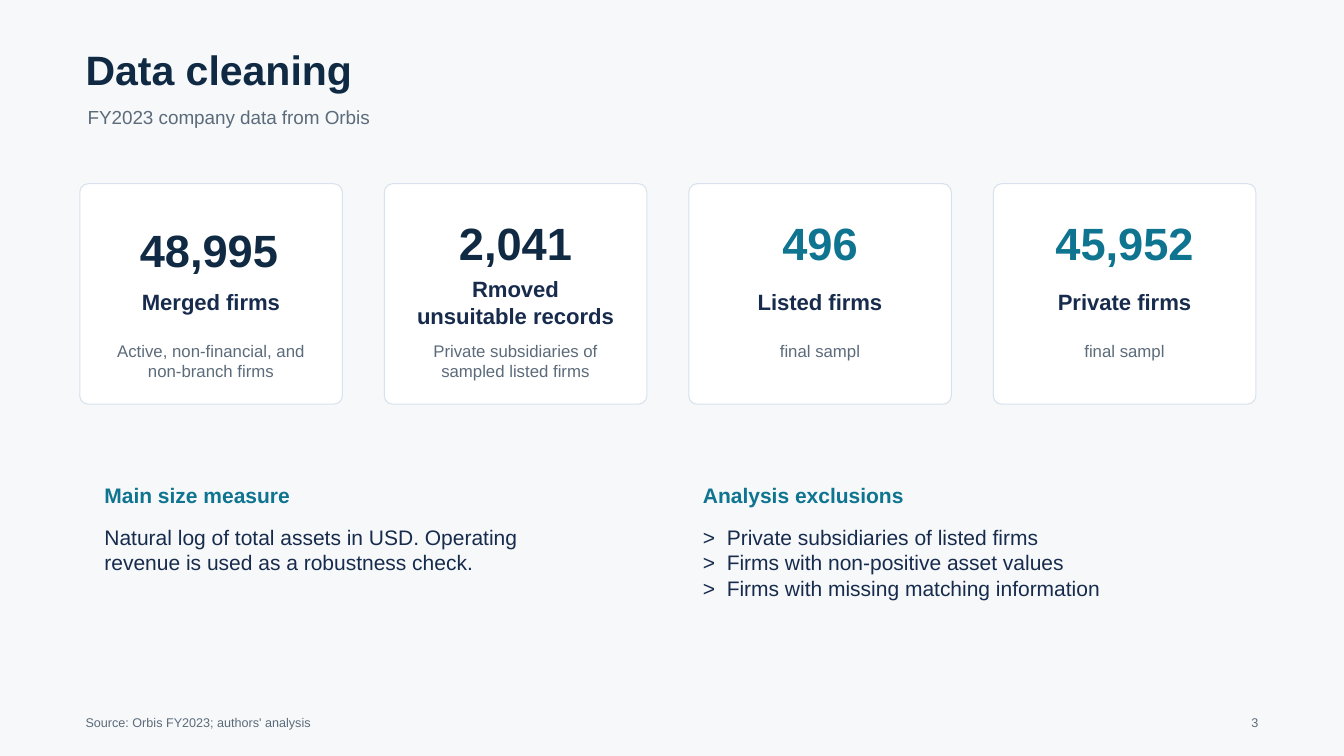
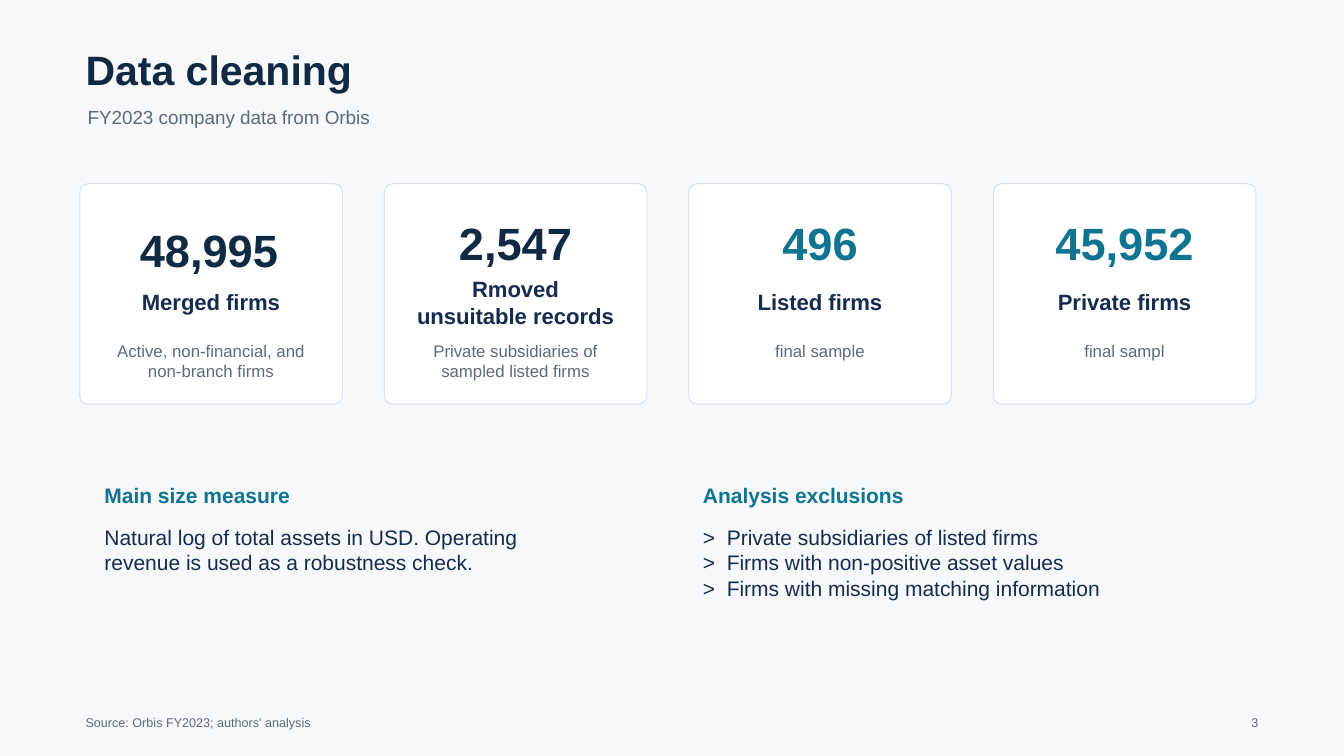
Before and after one commit to mljiang2026-oss/ds607-singapore-firm-size, a slide deck: slide 3 of outputs/presentation/DS607_GP_01548385_slides.pptx. Drawn at 1344x756 pixels with LibreOffice and Linux fonts; fonts in the diff are those of the drawing. Boxes give left, top, right and bottom in pixels: in the first picture for what was removed or moved away, otherwise in the second. Text is boxed around its words. In the diff, an @@ line names an element or a change of style, - is before the commit and + after.

Commit message:
Correct presentation sample counts

```diff
--- a/outputs/presentation/DS607_GP_01548385_slides.pptx
+++ b/outputs/presentation/DS607_GP_01548385_slides.pptx
@@ text at <box>459,228,572,267</box>: text changed @@
-2,041
+2,547
@@ text at <box>775,345,865,361</box>: text changed @@
-final sampl
+final sample
```
Also in this commit, not shown: 1 other file.
